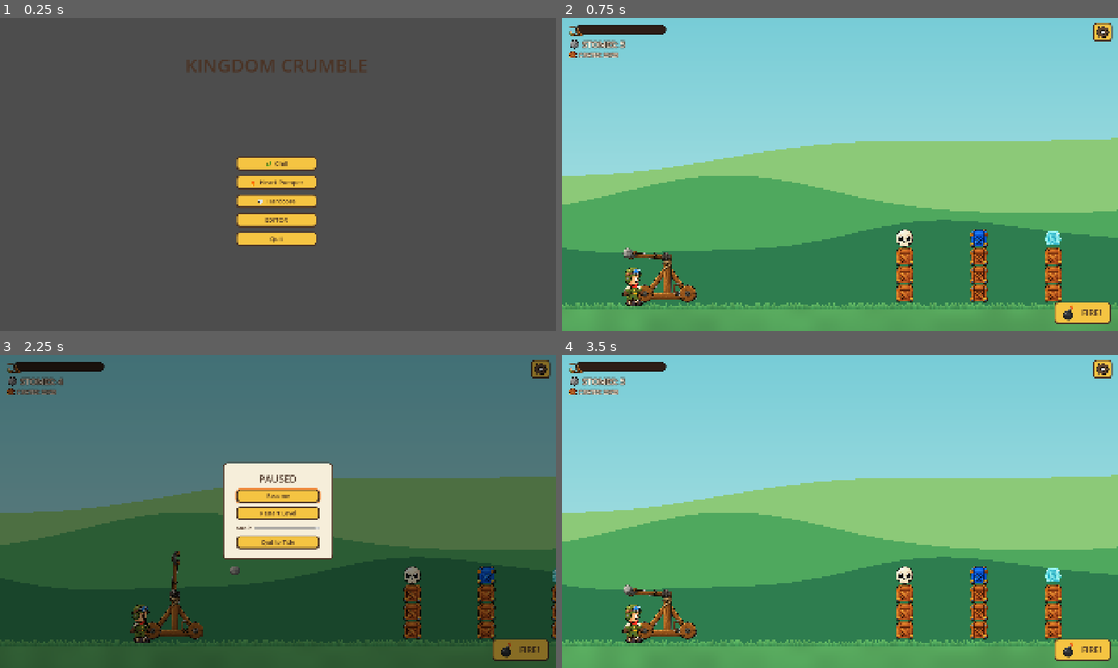
Above: before the commit, frames 1-4 (two rows, left to right).
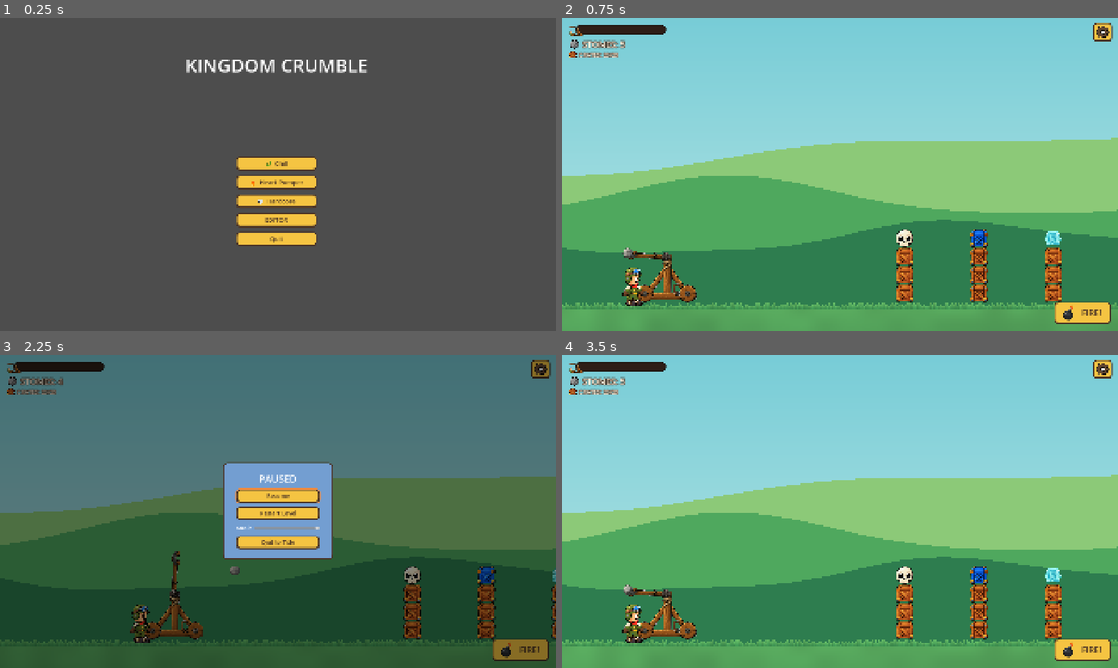
Above: after the commit, the same moments.

Repository: hazlema/kingdom-crumble
Game: Godot game, scene res://scenes/main_menu.tscn
Two runs of this game, one before a commit and one after it. Both use one fixed random seed, a clock stepped at 60 frames per second and the inputs below.
Inputs (mouse positions are in pixels of both pictures, inside the frame that each line leads up to):
- Up to frame 1 (0.25 s): no input
- Up to frame 2 (0.75 s): click "🌿 Chill" at 0.5 s
- Up to frame 3 (2.25 s): click "FIRE!" at 1.25 s; click (539, 370) at 2 s
- Up to frame 4 (3.5 s): click "Restart Level" at 2.75 s

The runs differ from the first frame. In frame 1, 0.8% of the frame differs, in the area x 33-67%, y 13-18%; in frame 2, nothing differs; in frame 3, 3.9%, in the area x 40-60%, y 34-65%; in frame 4, nothing differs.

Commit message:
feat: light-blue panel default with white text, kingdom borders kept
Owner call: skin all panels via the project theme — Panel,
PanelContainer, and the save/load dialogs share one blue stylebox
(chocolate borders and corners preserved); Label text defaults white.

Co-Authored-By: Claude Fable 5 <noreply@anthropic.com>

Diff:
--- a/resources/ui/kingdom_theme.tres
+++ b/resources/ui/kingdom_theme.tres
@@ -80,7 +80,25 @@
 corner_radius_bottom_right = 14
 corner_radius_bottom_left = 14
 
+[sub_resource type="StyleBoxFlat" id="panel_blue"]
+content_margin_left = 18.0
+content_margin_top = 10.0
+content_margin_right = 18.0
+content_margin_bottom = 12.0
+bg_color = Color(0.45, 0.62, 0.82, 1)
+border_width_left = 4
+border_width_top = 4
+border_width_right = 4
+border_width_bottom = 6
+border_color = Color(0.29, 0.2, 0.145, 1)
+corner_radius_top_left = 14
+corner_radius_top_right = 14
+corner_radius_bottom_right = 14
+corner_radius_bottom_left = 14
+
 [resource]
+AcceptDialog/styles/panel = SubResource("panel_blue")
+Panel/styles/panel = SubResource("panel_blue")
 Button/colors/font_color = Color(0.29, 0.2, 0.145, 1)
 Button/colors/font_focus_color = Color(0.29, 0.2, 0.145, 1)
 Button/colors/font_hover_color = Color(0.29, 0.2, 0.145, 1)
@@ -90,6 +108,6 @@
 Button/styles/hover = SubResource("btn_hover")
 Button/styles/normal = SubResource("btn_normal")
 Button/styles/pressed = SubResource("btn_pressed")
-Label/colors/font_color = Color(0.29, 0.2, 0.145, 1)
+Label/colors/font_color = Color(1, 1, 1, 1)
 Label/font_sizes/font_size = 20
-PanelContainer/styles/panel = SubResource("panel_cream")
+PanelContainer/styles/panel = SubResource("panel_blue")
